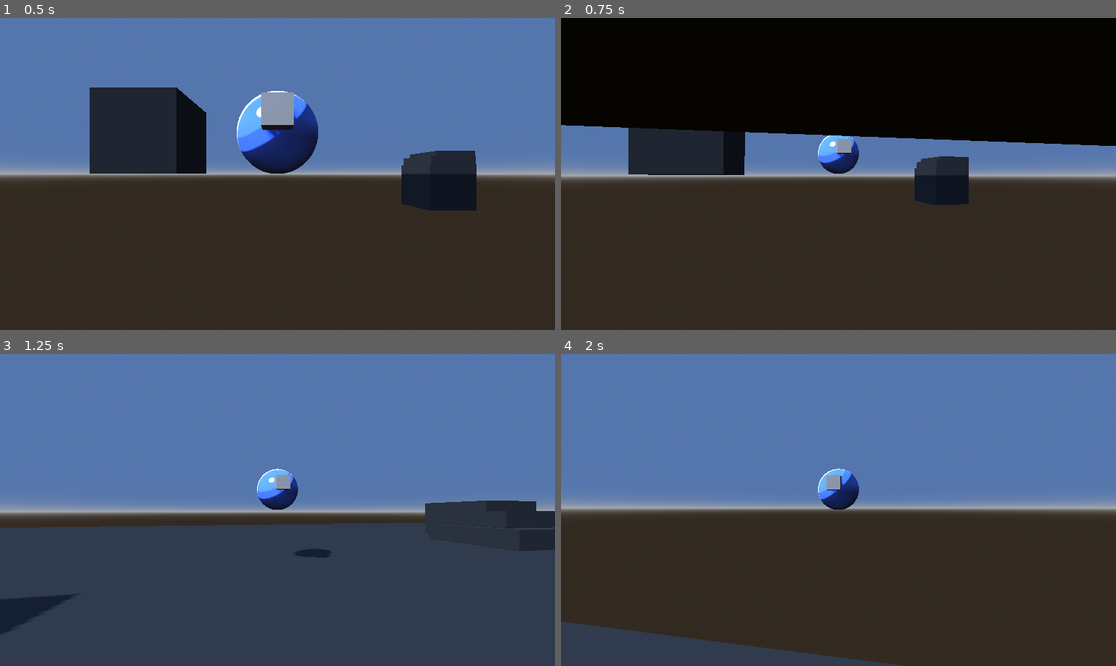
Above: before the commit, frames 1-4 (two rows, left to right).
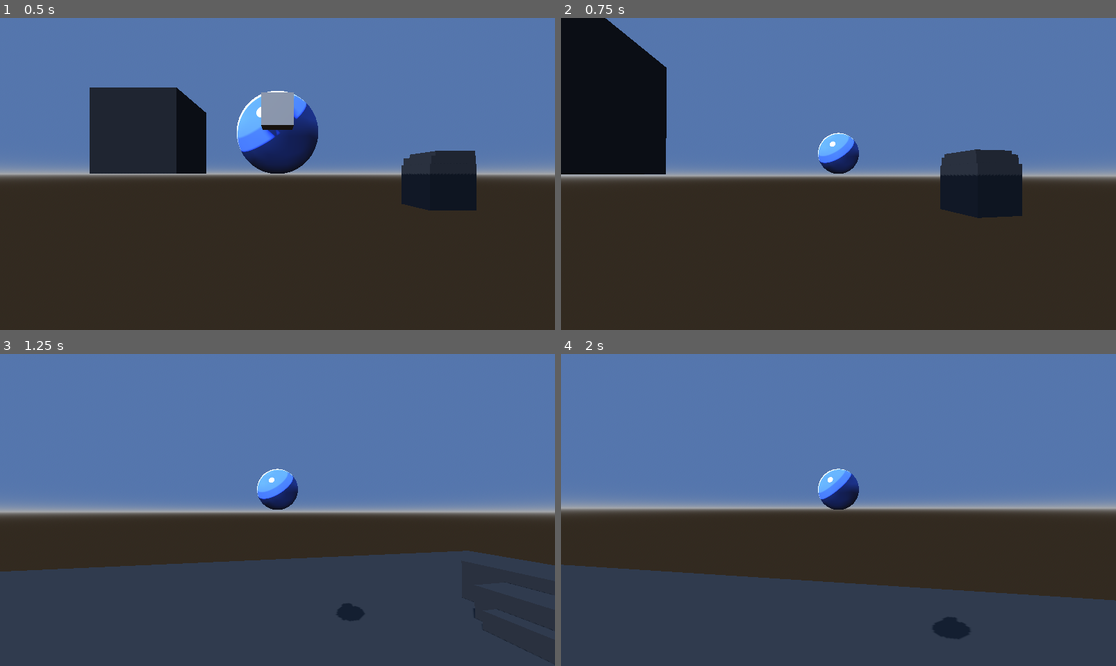
Above: after the commit, the same moments.

Repository: blondeman/movement-combat-fighter
Game: Godot game, scene res://scenes/test_env.tscn
Same seed, same stepped clock (60 frames per second), same inputs: the game is played once before the commit and once after it.
Inputs (mouse positions are in pixels of both pictures, inside the frame that each line leads up to):
- Up to frame 1 (0.5 s): no input
- Up to frame 2 (0.75 s): tap Enter at 0.5 s; move the mouse to (866, 174) at 0.52 s; hold W (up) from 0.53 s (still down); hold Shift (dash) from 0.53 s (still down)
- Up to frame 3 (1.25 s): keep holding W (up); keep holding Shift (dash); tap Space (jump) at 0.77, 0.8, 1.07 s
- Up to frame 4 (2 s): keep holding W (up); move the mouse to (810, 510) at 1.27 s; release Shift (dash) at 1.28 s; tap Space (jump) at 1.35, 1.52, 1.82 s; tap Shift (dash) at 1.55 s

Frame 1 is identical in both runs. In frame 2, 40% of the frame differs, in the area x 0-100%, y 0-65%; in frame 3, 13%; in frame 4, 22%.

Commit message:
fixed dash and jumping added slide state
added coyote time and dash cooldown

Diff:
--- a/scenes/character/character.tscn
+++ b/scenes/character/character.tscn
@@ -9,6 +9,7 @@
 [ext_resource type="PackedScene" uid="uid://d0rm7om2v2vf" path="res://states/run.tscn" id="6_q52vl"]
 [ext_resource type="PackedScene" uid="uid://7863bectfee0" path="res://states/jump.tscn" id="7_l884r"]
 [ext_resource type="PackedScene" uid="uid://blnbleuuyy58c" path="res://states/jump_dash.tscn" id="8_bblvu"]
+[ext_resource type="PackedScene" uid="uid://brfsc5uny6yqf" path="res://states/slide.tscn" id="10_l884r"]
 
 [sub_resource type="SphereShape3D" id="SphereShape3D_u8vuu"]
 
@@ -44,3 +45,5 @@
 [node name="jump" parent="locomotion" unique_id=1644593060 instance=ExtResource("7_l884r")]
 
 [node name="jump_dash" parent="locomotion" unique_id=104782609 instance=ExtResource("8_bblvu")]
+
+[node name="slide" parent="locomotion" unique_id=498822131 instance=ExtResource("10_l884r")]
--- a/scripts/EntityController.gd
+++ b/scripts/EntityController.gd
@@ -2,8 +2,33 @@
 
 @export var input_handler: InputHandler
 @export var locomotion: StateMachine
+@export var momentum_decay: float = 4.0
+@export var air_momentum_decay: float = 1.0
+
+@export var dash_cooldown: float = 1.2
+var dash_cooldown_remaining: float = 0.0
+
+@export var coyote_time: float = 0.12
+var coyote_timer: float = 0.0
+var was_on_floor: bool = false
+
+var momentum: Vector3 = Vector3.ZERO
 
 func _physics_process(delta: float):
+	if dash_cooldown_remaining > 0:
+		dash_cooldown_remaining -= delta
+
+	if was_on_floor and not is_on_floor():
+		coyote_timer = coyote_time
+	elif is_on_floor():
+		coyote_timer = 0.0
+	if coyote_timer > 0:
+		coyote_timer -= delta
+	was_on_floor = is_on_floor()
+
 	if input_handler:
 		var input = input_handler.get_input()
 		locomotion.update(delta, input)
+
+func is_on_floor_or_coyote() -> bool:
+	return is_on_floor() or coyote_timer > 0.0
--- a/scripts/LocomotionState.gd
+++ b/scripts/LocomotionState.gd
@@ -7,8 +7,12 @@
 @export var damping: float = 2
 
 func default_lifecycle(input : InputPackage) -> String:
-	if not character.is_on_floor():
+	if not character.is_on_floor_or_coyote():
 		return "midair"
+
+	if character.dash_cooldown_remaining > 0:
+		input.actions.erase("dash")
+		input.actions.erase("jump_dash")
 
 	return best_input_that_can_be_paid(input)
 
@@ -21,15 +25,22 @@
 func process_input_vector(delta: float, input: InputPackage):
 	var rotated_input: Vector2 = input.get_rotated_input()
 	var direction := Vector3(rotated_input.x, 0.0, rotated_input.y).normalized()
+	var has_input := rotated_input.length_squared() > 0.001
 
-	var horizontal_vel := Vector3(character.velocity.x, 0.0, character.velocity.z)
+	if character.is_on_floor_or_coyote():
+		character.momentum = character.momentum.lerp(Vector3.ZERO, character.momentum_decay * delta)
+	else:
+		character.momentum = character.momentum.lerp(Vector3.ZERO, character.air_momentum_decay * delta)
 
-	if rotated_input.length_squared() > 0.001:
-		horizontal_vel += direction * speed * delta
-		if horizontal_vel.length() > speed:
-			horizontal_vel = horizontal_vel.normalized() * speed
+	if has_input:
+		var target: Vector3 = direction * speed
+		var blended: Vector3 = character.momentum + target
+		var momentum_speed: float = character.momentum.length()
+		var max_speed: float = max(speed, momentum_speed)
+		if blended.length() > max_speed:
+			blended = blended.normalized() * max_speed
+		character.velocity.x = blended.x
+		character.velocity.z = blended.z
 	else:
-		horizontal_vel = horizontal_vel.lerp(Vector3.ZERO, damping * delta)
-
-	character.velocity.x = horizontal_vel.x
-	character.velocity.z = horizontal_vel.z
+		character.velocity.x = character.momentum.x
+		character.velocity.z = character.momentum.z
--- a/scripts/State.gd
+++ b/scripts/State.gd
@@ -26,7 +26,7 @@
 	for action in input.actions:
 		if state_machine.states[action] == self:
 			return "okay"
-		else:
+		if state_machine.states.has(action):
 			return action
 	return "error"
 
--- a/states/Dash.gd
+++ b/states/Dash.gd
@@ -1,18 +1,24 @@
 extends LocomotionState
 
 @export var dash_velocity : float = 30
+@export var dash_gravity_scale: float = 0.2
 
-const transition_timing = 0.3
-const dash_timing = 0.1
+const transition_timing = 0.2
+const dash_timing = 0.0
 
 var dashed : bool = false
+var dash_direction: Vector3 = Vector3.ZERO
 
-func default_lifecycle(input : InputPackage) -> String:
+func default_lifecycle(input: InputPackage) -> String:
 	if works_longer_than(transition_timing):
 		dashed = false
+		dash_direction = Vector3.ZERO
 		if not character.is_on_floor():
 			return "midair"
-
+		# Dash exits into slide if still moving fast
+		var horizontal_speed = Vector3(character.velocity.x, 0, character.velocity.z).length()
+		if horizontal_speed > speed:
+			return "slide"
 		return best_input_that_can_be_paid(input)
 	else:
 		return "okay"
@@ -20,14 +26,30 @@
 
 func update(delta: float, input: InputPackage):
 	process_dash(input)
-	character.velocity.y -= gravity * delta
+	if dashed and dash_direction != Vector3.ZERO:
+		character.velocity.x = dash_direction.x
+		character.velocity.z = dash_direction.z
+	character.velocity.y -= gravity * dash_gravity_scale * delta
 	character.move_and_slide()
 
 
 func process_dash(input: InputPackage):
-	if works_longer_than(dash_timing):
-		if not dashed:
-			var rotated_input = input.get_rotated_input()
-			character.velocity.x = rotated_input.x * dash_velocity
-			character.velocity.z = rotated_input.y * dash_velocity
-			dashed = true
+	if works_longer_than(dash_timing) and not dashed:
+		var rotated_input = input.get_rotated_input()
+		var input_direction = Vector3(rotated_input.x, 0, rotated_input.y)
+		if rotated_input.length_squared() > 0.001:
+			dash_direction = input_direction * dash_velocity
+		else:
+			dash_direction = character.global_transform.basis.z * dash_velocity
+		character.velocity.x = dash_direction.x
+		character.velocity.z = dash_direction.z
+		character.velocity.y = 0
+		character.momentum = Vector3(dash_direction.x, 0, dash_direction.z)
+
+		if character.is_on_floor():
+			var face_direction = character.basis.z
+			var angle = face_direction.signed_angle_to(input_direction, Vector3.UP)
+			character.rotate_y(angle)
+
+		character.dash_cooldown_remaining = character.dash_cooldown
+		dashed = true
--- a/states/Jump.gd
+++ b/states/Jump.gd
@@ -1,6 +1,6 @@
 extends LocomotionState
 
-@export var jump_velocity : float = 20
+@export var jump_velocity : float = 15
 
 const transition_timing = 0.3
 const jump_timing = 0.1
@@ -10,7 +10,7 @@
 func default_lifecycle(input : InputPackage) -> String:
 	if works_longer_than(transition_timing):
 		jumped = false
-		if not character.is_on_floor():
+		if not character.is_on_floor_or_coyote():
 			return "midair"
 
 		return best_input_that_can_be_paid(input)
@@ -28,4 +28,5 @@
 	if works_longer_than(jump_timing):
 		if not jumped:
 			character.velocity.y = jump_velocity
+			character.coyote_timer = 0.0
 			jumped = true
--- a/states/JumpDash.gd
+++ b/states/JumpDash.gd
@@ -1,17 +1,19 @@
 extends LocomotionState
 
-@export var jump_velocity : float = 20
+@export var jump_velocity : float = 15
 @export var dash_velocity : float = 30
+@export var dash_gravity_scale: float = 0.2
 
-const transition_timing = 0.1
+const transition_timing = 0.3
 const dash_jump_timing = 0.1
 
 var dash_jumped : bool = false
+var dash_direction: Vector3 = Vector3.ZERO
 
 func default_lifecycle(input : InputPackage) -> String:
 	if works_longer_than(transition_timing):
 		dash_jumped = false
-		if not character.is_on_floor():
+		if not character.is_on_floor_or_coyote():
 			return "midair"
 
 		return best_input_that_can_be_paid(input)
@@ -21,15 +23,25 @@
 
 func update(delta: float, input : InputPackage):
 	process_dash_jump(input)
-	character.velocity.y -= gravity * delta
+	if dash_jumped and dash_direction != Vector3.ZERO:
+		character.velocity.x = dash_direction.x
+		character.velocity.z = dash_direction.z
+	character.velocity.y -= gravity * dash_gravity_scale * delta
 	character.move_and_slide()
 
 
 func process_dash_jump(input: InputPackage):
-	if works_longer_than(dash_jump_timing):
-		if not dash_jumped:
-			var rotated_input = input.get_rotated_input()
-			character.velocity.x = rotated_input.x * dash_velocity
-			character.velocity.z = rotated_input.y * dash_velocity
-			character.velocity.y = jump_velocity
-			dash_jumped = true
+	if works_longer_than(dash_jump_timing) and not dash_jumped:
+		var rotated_input = input.get_rotated_input()
+		if rotated_input.length_squared() > 0.001:
+			dash_direction = Vector3(rotated_input.x, 0, rotated_input.y).normalized() * dash_velocity
+		else:
+			dash_direction = character.global_transform.basis.z * dash_velocity
+		character.velocity.x = dash_direction.x
+		character.velocity.z = dash_direction.z
+		character.velocity.y = jump_velocity
+		character.momentum = Vector3(dash_direction.x, jump_velocity, dash_direction.z)
+
+		character.dash_cooldown_remaining = character.dash_cooldown
+		character.coyote_timer = 0.0
+		dash_jumped = true
--- a/states/Midair.gd
+++ b/states/Midair.gd
@@ -6,9 +6,9 @@
 
 
 func default_lifecycle(input : InputPackage):
-	if character.is_on_floor():
+	if character.is_on_floor_or_coyote():
 		return best_input_that_can_be_paid(input)
 	else:
-		if input.actions.has("dash"):
+		if input.actions.has("dash") and character.dash_cooldown_remaining <= 0:
 			return "dash"
 		return "okay"
--- /dev/null
+++ b/states/Slide.gd
@@ -0,0 +1,43 @@
+extends LocomotionState
+
+@export var slide_speed_threshold: float = 12.0  # should be > normal speed (8.0)
+@export var slide_friction: float = 3.0
+@export var slide_steer_strength: float = 0.4  # how much player can steer during slide
+
+func default_lifecycle(input: InputPackage) -> String:
+	if not character.is_on_floor_or_coyote():
+		return "midair"
+
+	if input.actions.has("jump"):
+		return "jump"
+
+	var horizontal_speed = Vector3(character.velocity.x, 0, character.velocity.z).length()
+	if horizontal_speed < speed:
+		return best_input_that_can_be_paid(input)
+
+	return "okay"
+
+
+func _update(delta: float, input: InputPackage):
+	update(delta, input)
+
+func update(delta: float, input: InputPackage):
+	process_slide(delta, input)
+	character.velocity.y -= gravity * delta
+	character.move_and_slide()
+
+func process_slide(delta: float, input: InputPackage):
+	var horizontal_vel = Vector3(character.velocity.x, 0, character.velocity.z)
+	horizontal_vel = horizontal_vel.lerp(Vector3.ZERO, slide_friction * delta)
+
+	var rotated_input = input.get_rotated_input()
+	if rotated_input.length_squared() > 0.001:
+		var steer_dir = Vector3(rotated_input.x, 0, rotated_input.y).normalized()
+		horizontal_vel += steer_dir * slide_steer_strength * horizontal_vel.length() * delta
+		if horizontal_vel.length() > horizontal_vel.length():
+			horizontal_vel = horizontal_vel.normalized() * horizontal_vel.length()
+
+	character.velocity.x = horizontal_vel.x
+	character.velocity.z = horizontal_vel.z
+
+	character.momentum = horizontal_vel
--- /dev/null
+++ b/states/slide.tscn
@@ -0,0 +1,7 @@
+[gd_scene format=3 uid="uid://brfsc5uny6yqf"]
+
+[ext_resource type="Script" uid="uid://bd2podicybgsy" path="res://states/Slide.gd" id="1_hin7n"]
+
+[node name="slide" type="Node" unique_id=498822131]
+script = ExtResource("1_hin7n")
+state_name = "slide"
Not shown, added: states/Slide.gd.uid
